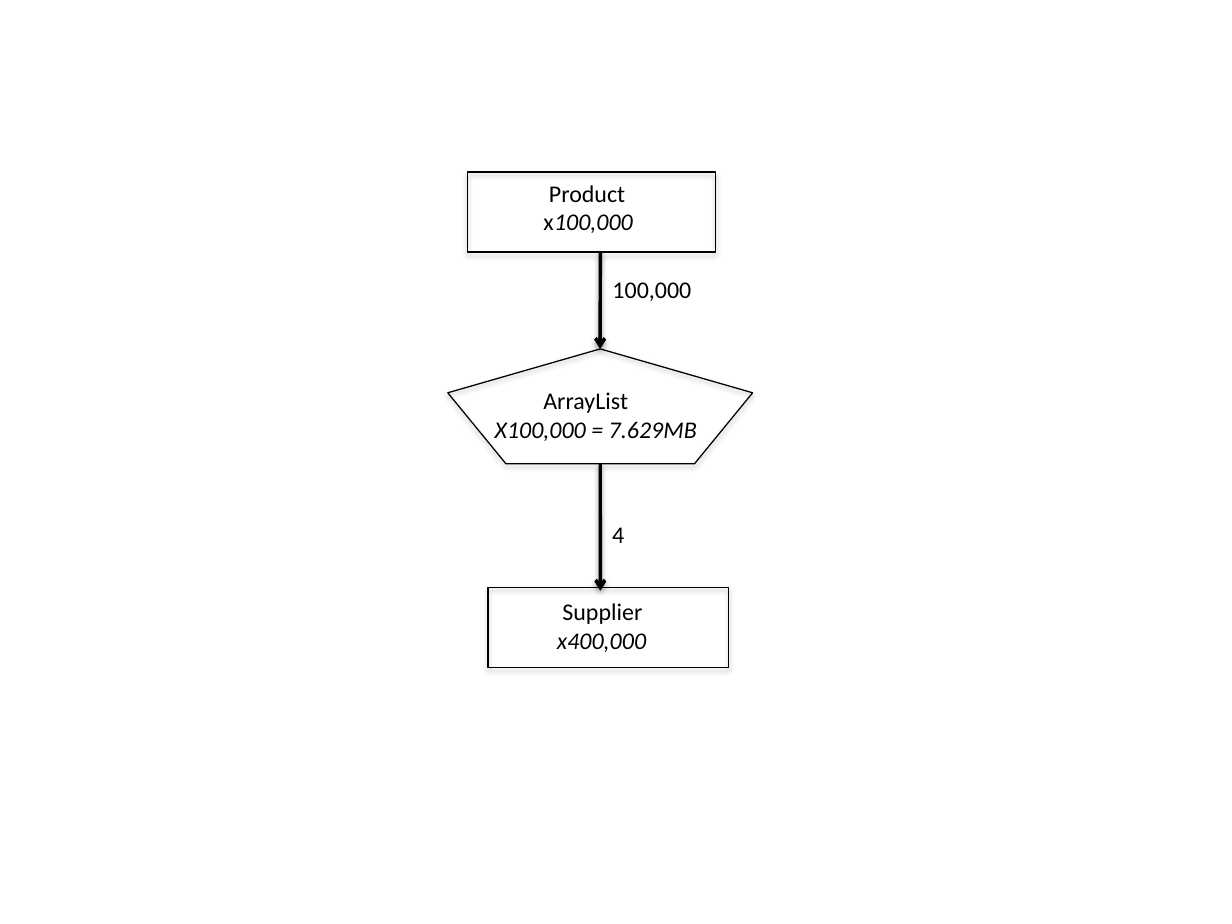
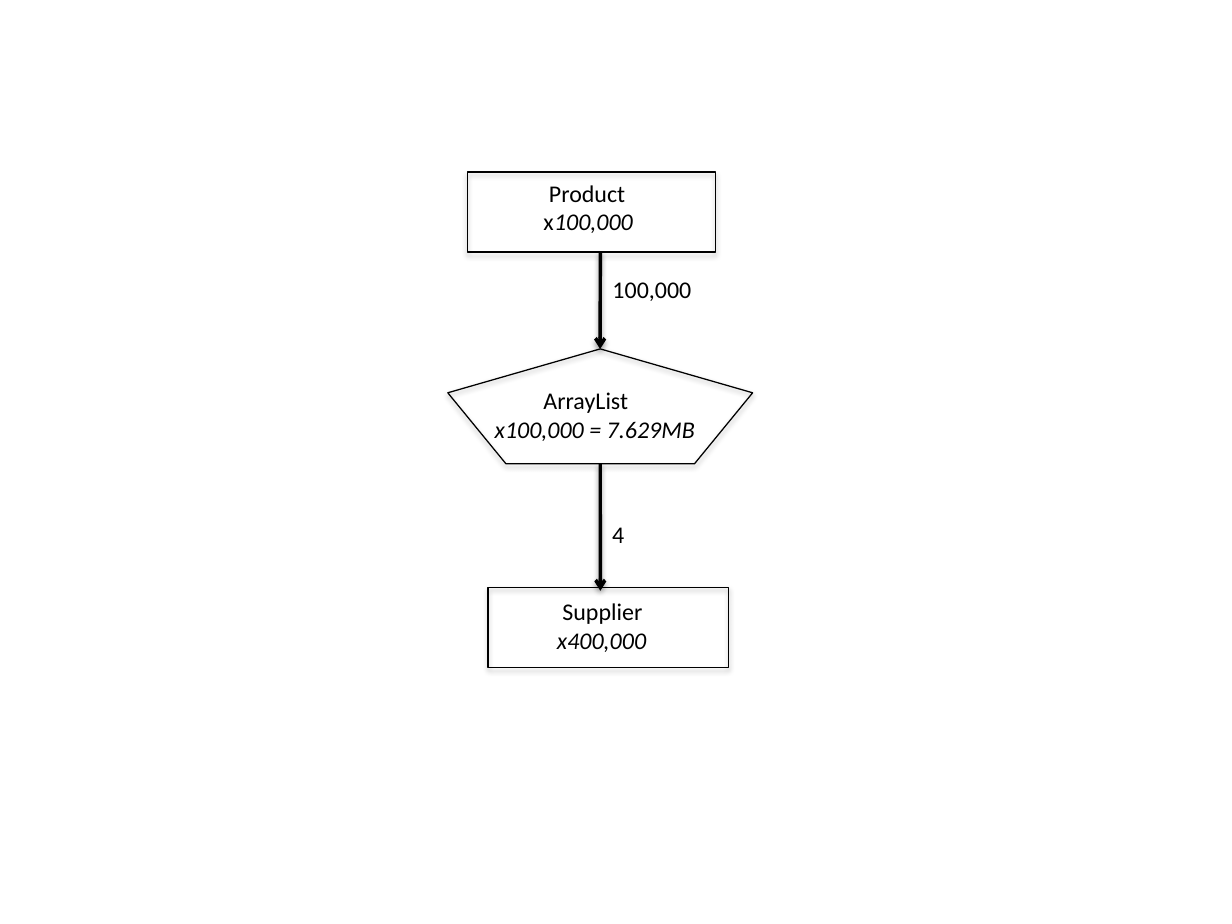
Before and after one commit to TheRuncibleTuner/bloatbook, a slide deck: slide 1 of part1/Figures/collections/product-arraylist.pptx. Drawn at 1232x924 pixels with LibreOffice and Linux fonts; fonts in the diff are those of the drawing. Boxes give left, top, right and bottom in pixels: in the first picture for what was removed or moved away, otherwise in the second. Text is boxed around its words. In the diff, an @@ line names an element or a change of style, - is before the commit and + after.

```diff
--- a/part1/Figures/collections/product-arraylist.pptx
+++ b/part1/Figures/collections/product-arraylist.pptx
@@ text at [495, 421, 695, 441]: text changed @@
-X100,000 = 7.629MB
+x100,000 = 7.629MB
```
Also in this commit, not shown: 6 other files.
